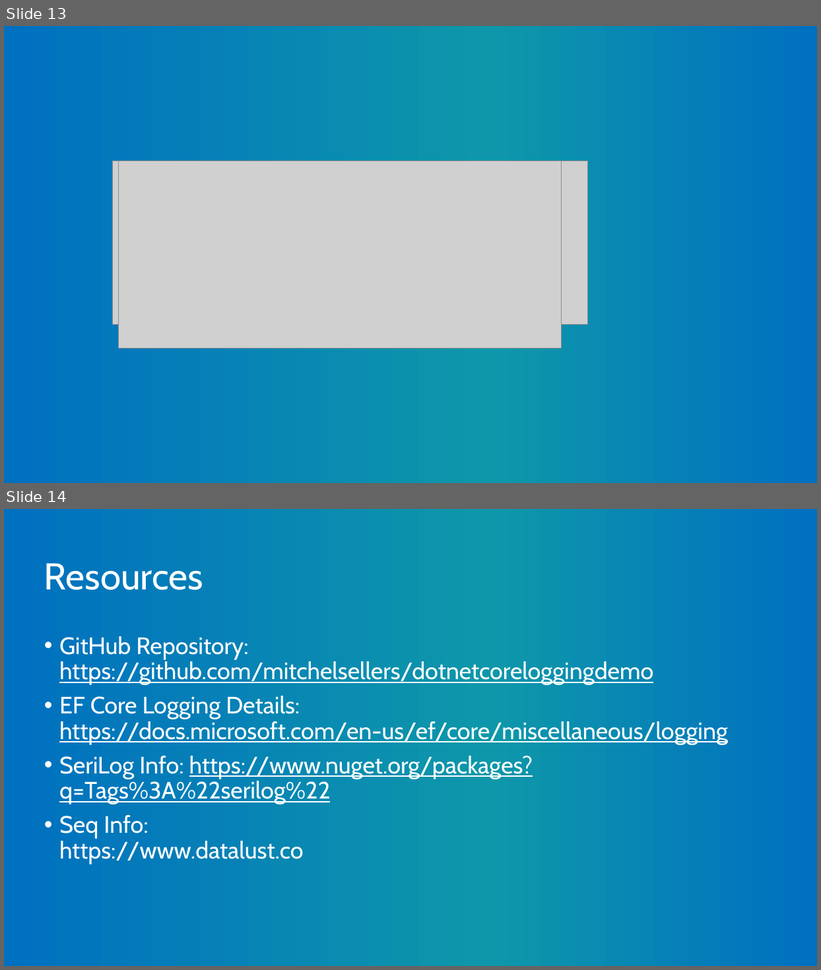
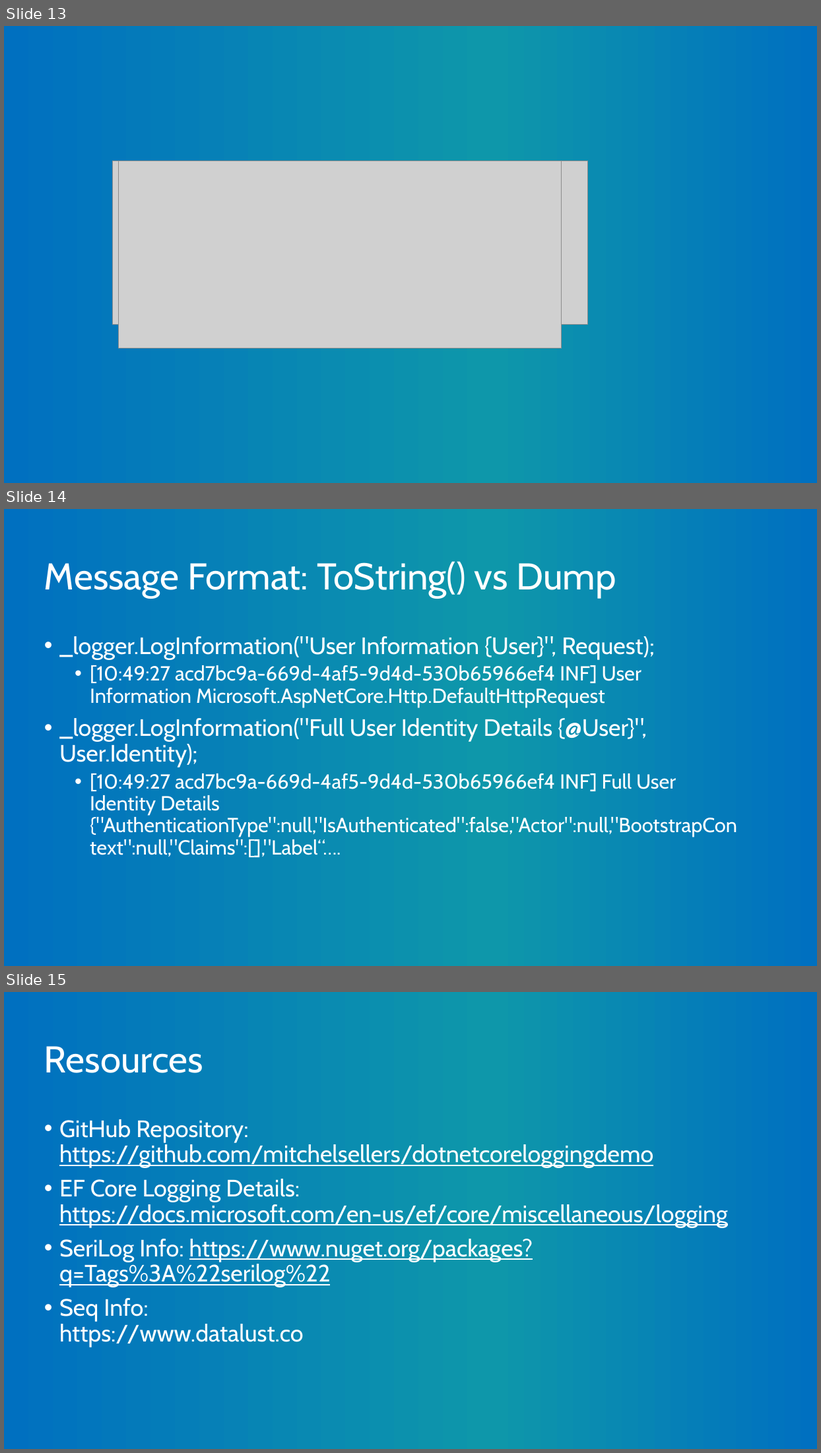
Before and after one commit to mitchelsellers/dotnetcoreloggingdemo, a slide deck: Presentation/But It Was Logged.pptx. Shown one above the other, each under a label of ours: slides 13 and 14 before the commit, slides 13, 14 and 15 after it. The pictures are 821x970 and 821x1453 pixels, drawn with LibreOffice and Linux fonts; fonts in the diff are those of the drawing; grey boxes stand for pictures; background and template pictures are left out. Boxes give left, top, right and bottom in pixels: in the first picture for what was removed or moved away, otherwise in the second. Text is boxed around its words. In the diff, an @@ line names an element or a change of style, - is before the commit and + after.

```diff
--- a/Presentation/But It Was Logged.pptx
+++ b/Presentation/But It Was Logged.pptx
@@ slide 14 added at bbox=[4, 509, 817, 966], background gradient #0070C0 to #0E97AA @@
@@ title added at bbox=[44, 561, 616, 598], 44 pt, text #FFFFFF @@
+Message Format: ToString() vs Dump
@@ text added at bbox=[59, 636, 737, 857], 24 pt, text #FFFFFF @@
+• _logger.LogInformation("User Information {User}", Request);
+  • [10:49:27 acd7bc9a-669d-4af5-9d4d-530b65966ef4 INF] User Information Microsoft.AspNetCore.Http.DefaultHttpRequest
+• _logger.LogInformation("Full User Identity Details {@User}", User.Identity);
+  • [10:49:27 acd7bc9a-669d-4af5-9d4d-530b65966ef4 INF] Full User Identity Details {"AuthenticationType":null,"IsAuthenticated":false,"Actor":null,"BootstrapContext":null,"Claims":[],"Label“….
@@ what was slide 14 is now slide 15 @@
```
Also in this commit, not shown: 5 other files.
